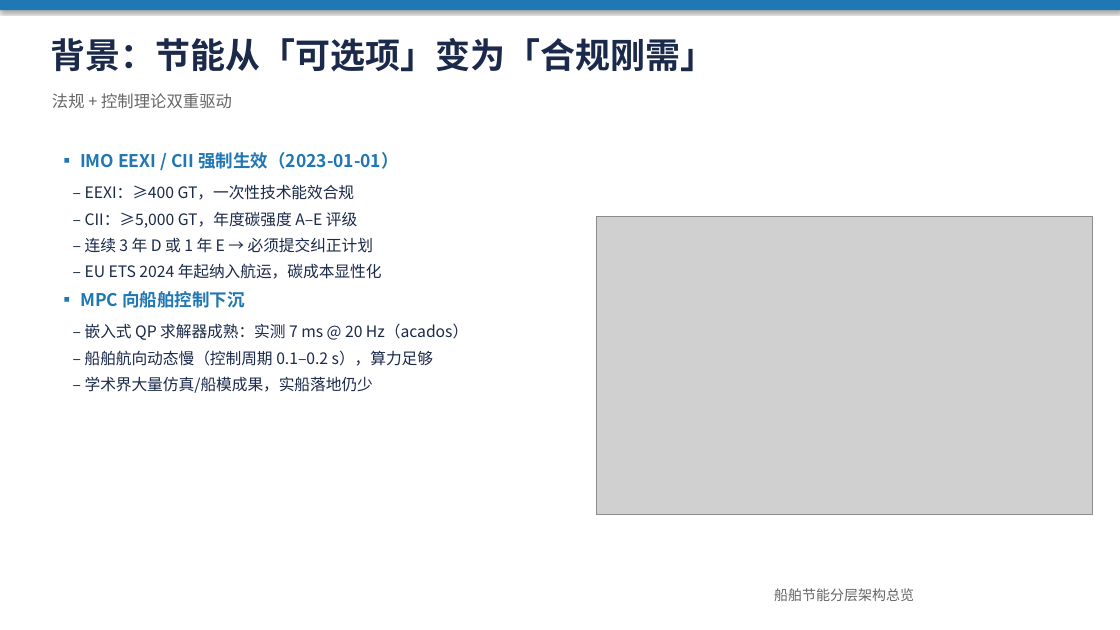
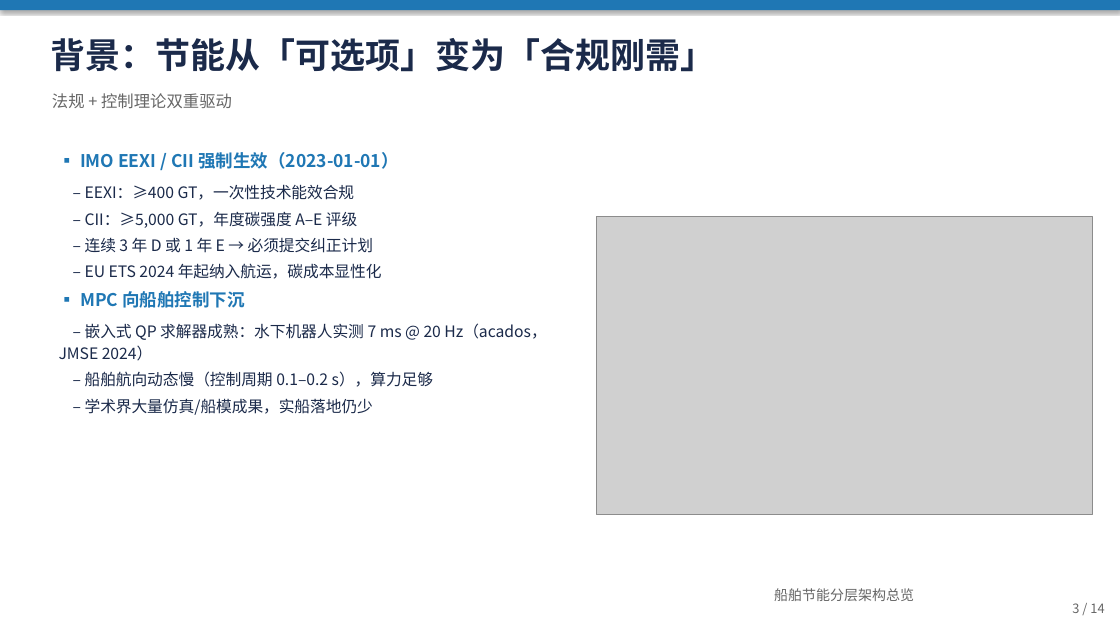
Before and after one commit to jimaka/auto_rudder, a slide deck: slide 3 of docs/ship_energy_research/船舶控制与节能算法调研汇报.pptx. Drawn at 1120x630 pixels with LibreOffice and Linux fonts; fonts in the diff are those of the drawing; grey boxes stand for pictures. Boxes give left, top, right and bottom in pixels: in the first picture for what was removed or moved away, otherwise in the second. Text is boxed around its words. In the diff, an @@ line names an element or a change of style, - is before the commit and + after.

```diff
--- a/docs/ship_energy_research/船舶控制与节能算法调研汇报.pptx
+++ b/docs/ship_energy_research/船舶控制与节能算法调研汇报.pptx
@@ text at (59,323,546,361): text changed @@
-– 嵌入式 QP 求解器成熟：实测 7 ms @ 20 Hz（acados）
+– 嵌入式 QP 求解器成熟：水下机器人实测 7 ms @ 20 Hz（acados，JMSE 2024）
@@ text added at (1072,603,1104,613), 11 pt, text #666666 @@
+3 / 14
```
Also in this commit, not shown: 10 other slides changed, 1 slide added, 1 other file.
